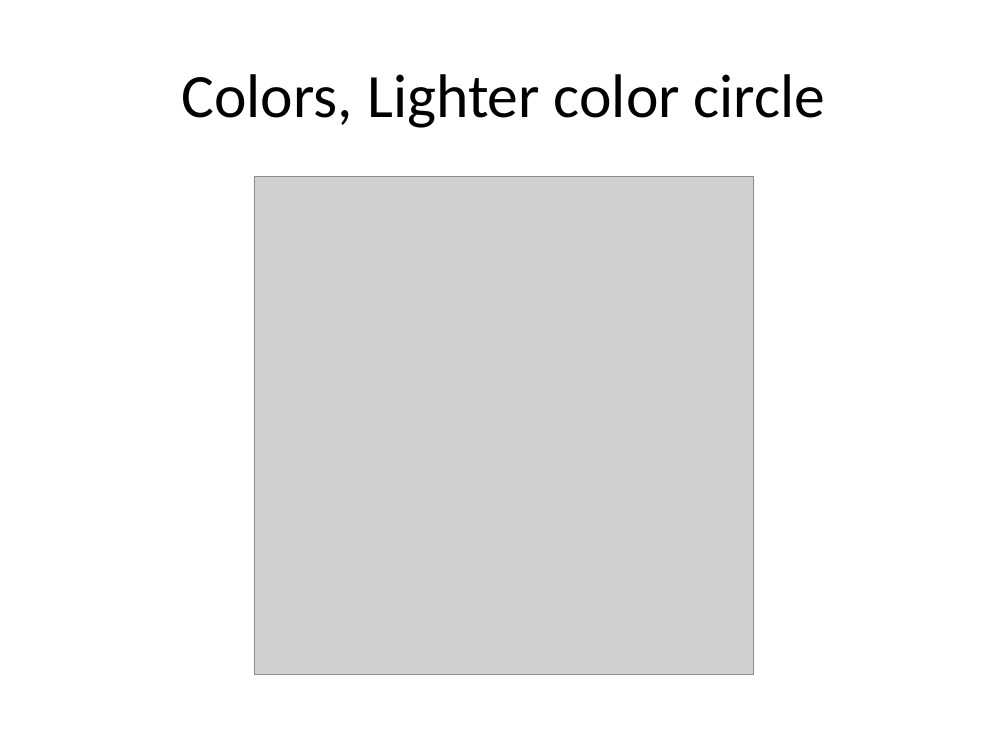
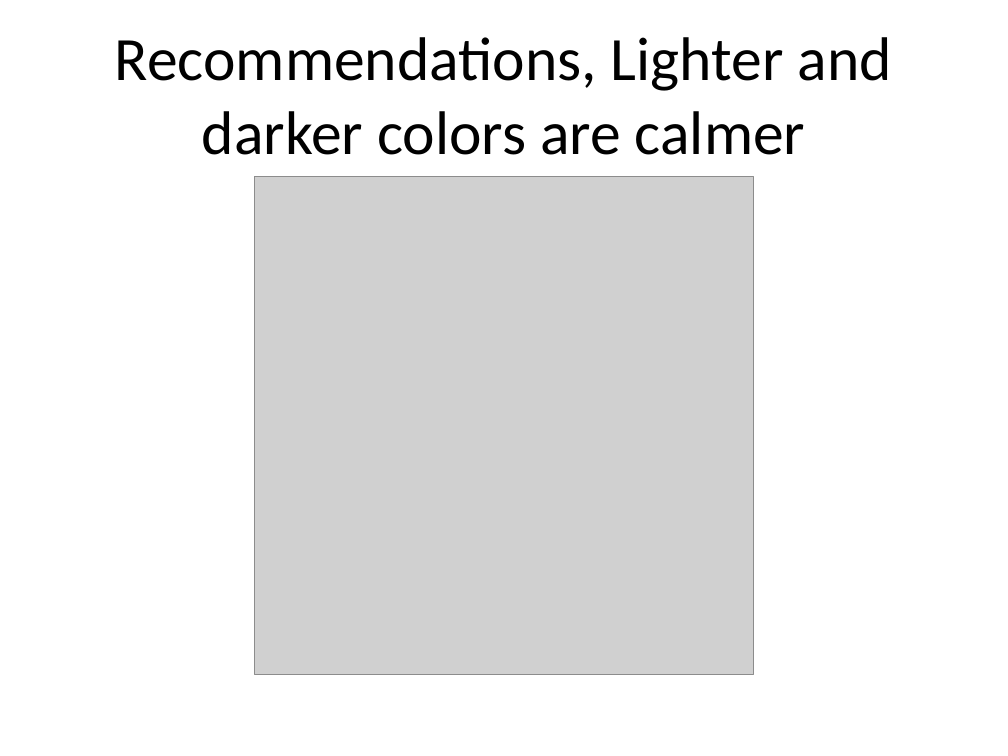
Before and after one commit to pmean/data-visualization, a slide deck: slide 13 of data-viz-02/component/recommendations-colors.pptx (slide 11 before the commit). Drawn at 1008x756 pixels with LibreOffice and Linux fonts; fonts in the diff are those of the drawing; grey boxes stand for pictures. Boxes give left, top, right and bottom in pixels: in the first picture for what was removed or moved away, otherwise in the second. Text is boxed around its words. In the diff, an @@ line names an element or a change of style, - is before the commit and + after.

```diff
--- a/data-viz-02/component/recommendations-colors.pptx
+++ b/data-viz-02/component/recommendations-colors.pptx
@@ title at (115, 37, 892, 155): text changed @@
-Colors, Lighter color circle
+Recommendations, Lighter and darker colors are calmer
```
Also in this commit, not shown: 11 other slides changed, 6 slides added, 3 slides removed, 40 other files.
